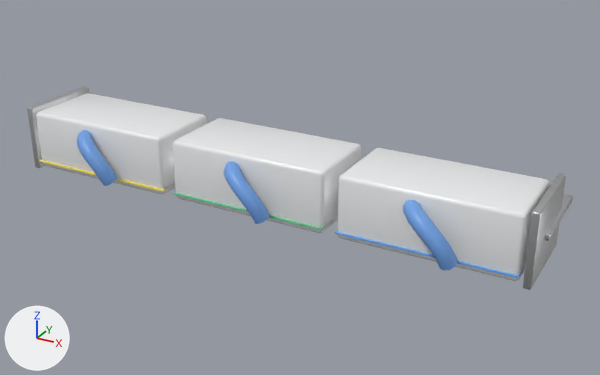
Two versions of the glTF model assets/models/boites_gants.glb, one commit apart.
Rendered twice from a 50 mm lens placed at (0.566, -0.987, 0.453), pointed at (0.042, -0.035, -0.023). Arrows for +X, +Y and +Z are at lower left; the lights stay in place. The picture after the commit comes second. Vertices at exactly the same position are counted once.

The first picture shows 'boites_gants'.
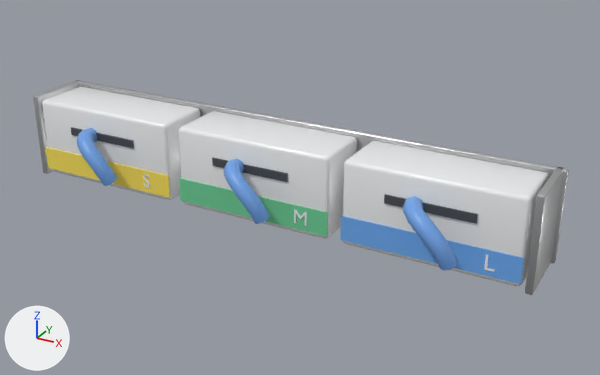
The change in detail:
me_boites_gants is used by ob_boites_gants; location (0.0, 0.0, 0.0).
me_boites_gants had 1150 vertices, 2228 faces and spanned x -0.4..0.4, y -0.153..0.06, z -0.05..0.05.
me_boites_gants now has 1150 vertices, 2228 faces and spans x -0.4..0.4, y -0.153..0.0, z -0.065..0.065.
me_boites_gants part 1: the loose piece of 96 vertices spanning x -0.395..-0.385, y -0.115..0.015, z -0.05..0.05 is scaled about its middle by (1, 0.765, 1.31).
me_boites_gants part 2: the loose piece of 96 vertices spanning x 0.385..0.395, y -0.115..0.015, z -0.05..0.05 is scaled about its middle by (1, 0.765, 1.31).
me_boites_gants part 3: the loose piece of 96 vertices spanning x -0.38..-0.14, y -0.115..0.005, z -0.045..0.045 is multiplied about its middle by the matrix ((1.0, 0.0, 0.0), (0.0, 0.736, 0.0), (0.0, 0.0, 1.359)).
me_boites_gants part 4: the loose piece of 96 vertices spanning x -0.12..0.12, y -0.115..0.005, z -0.045..0.045 is multiplied about its middle by the matrix ((1.0, 0.0, 0.0), (0.0, 0.736, 0.0), (0.0, 0.0, 1.359)).
me_boites_gants part 5: the loose piece of 96 vertices spanning x 0.14..0.38, y -0.115..0.005, z -0.045..0.045 is multiplied about its middle by the matrix ((1.0, 0.0, 0.0), (0.0, 0.736, 0.0), (0.0, 0.0, 1.359)).
me_boites_gants part 6: the loose piece of 8 vertices spanning x -0.38..-0.14, y -0.118..-0.083, z -0.036..-0.034 is scaled about its middle by (1, 0.0571, 17.5).
me_boites_gants part 7: the loose piece of 8 vertices spanning x -0.32..-0.2, y -0.106..-0.095, z 0.019..0.021 is scaled about its middle by (1, 0.25, 4).
me_boites_gants part 8: the loose piece of 8 vertices spanning x -0.06..0.06, y -0.106..-0.095, z 0.019..0.021 is scaled about its middle by (1, 0.25, 4).
me_boites_gants part 9: the loose piece of 8 vertices spanning x 0.2..0.32, y -0.106..-0.095, z 0.019..0.021 is scaled about its middle by (1, 0.25, 4).
me_boites_gants part 10: the loose piece of 8 vertices spanning x -0.12..0.12, y -0.118..-0.083, z -0.036..-0.034 is scaled about its middle by (1, 0.0571, 17.5).
me_boites_gants part 11: the loose piece of 8 vertices spanning x 0.14..0.38, y -0.118..-0.083, z -0.036..-0.034 is scaled about its middle by (1, 0.0571, 17.5).
me_boites_gants part 12: all 24 vertices in x -0.4..0.4, y -0.07..-0.067, z 0.002..0.005 are moved by (0.0, 0.06, 0.06).
Other edits to the shape of me_boites_gants do not show in these pictures.

Pixel boxes [x1, y1, x2, y2] of what changed, in the pictures (600 x 375 px; the box of a moved part takes in the faces that stretch with it):
'boites_gants', reshaped
    before: [27, 87, 573, 290]
    after: [33, 80, 569, 295]
part 1 of me_boites_gants, moved or reshaped
    before: [27, 87, 89, 168]
    after: [33, 80, 80, 174]
part 2 of me_boites_gants, moved or reshaped
    before: [523, 174, 566, 290]
    after: [525, 167, 563, 295]
part 3 of me_boites_gants, moved or reshaped
    before: [36, 93, 207, 194]
    after: [42, 87, 200, 200]
part 4 of me_boites_gants, moved or reshaped
    before: [173, 118, 361, 233]
    after: [178, 111, 357, 239]
part 5 of me_boites_gants, moved or reshaped
    before: [338, 148, 550, 281]
    after: [343, 141, 549, 286]
part 6 of me_boites_gants, moved or reshaped
    before: [39, 159, 170, 191]
    after: [45, 147, 170, 198]
part 7 of me_boites_gants, moved or reshaped (not visible before)
    after: [71, 127, 134, 148]
part 8 of me_boites_gants, moved or reshaped (not visible before)
    after: [212, 158, 288, 182]
part 9 of me_boites_gants, moved or reshaped (not visible before)
    after: [384, 194, 478, 224]
part 10 of me_boites_gants, moved or reshaped
    before: [173, 191, 332, 230]
    after: [179, 178, 328, 236]
part 11 of me_boites_gants, moved or reshaped
    before: [335, 230, 525, 278]
    after: [340, 215, 524, 284]
part 12 of me_boites_gants, moved or reshaped
    before: [361, 155, 573, 239]
    after: [72, 80, 569, 262]
